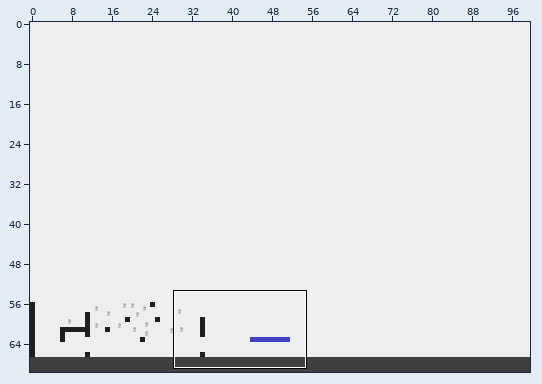
Level history. Tiled map (JSON): src/assets/maps/test.json. The picture above shows the old version from afar; the outline marks the close-up.
Close-up. As it was:
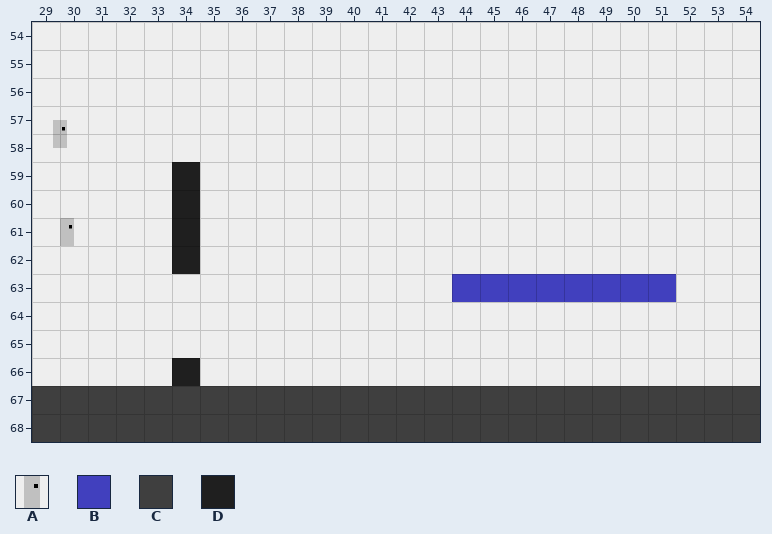
Cells are 32x32 px. Shown: x 29..54, y 54..68. The commit also changed other parts of the map, which this record leaves out. The old version is drawn lined up with the new one.
Key: from "body_32x32": A 0; from "swatches_32x32": B 0, C 13, D 17.
_ is an empty cell.
Objects are placed by their top-left corner, in cells (3,4 is the top-left corner of cell 3,4); size is 1x1 cell unless given.
Layer "tiles" before, first column x 29:
54 __________________________
55 __________________________
56 __________________________
57 __________________________
58 __________________________
59 _____D____________________
60 _____D____________________
61 _____D____________________
62 _____D____________________
63 __________________________
64 __________________________
65 __________________________
66 _____D____________________
67 CCCCCCCCCCCCCCCCCCCCCCCCCC
68 CCCCCCCCCCCCCCCCCCCCCCCCCC
Objects on layer "objects" before:
B "goal" at 44,63 size 8x1
A "body" at 29.8,61
A "body" at 29.5,57.5
New version:
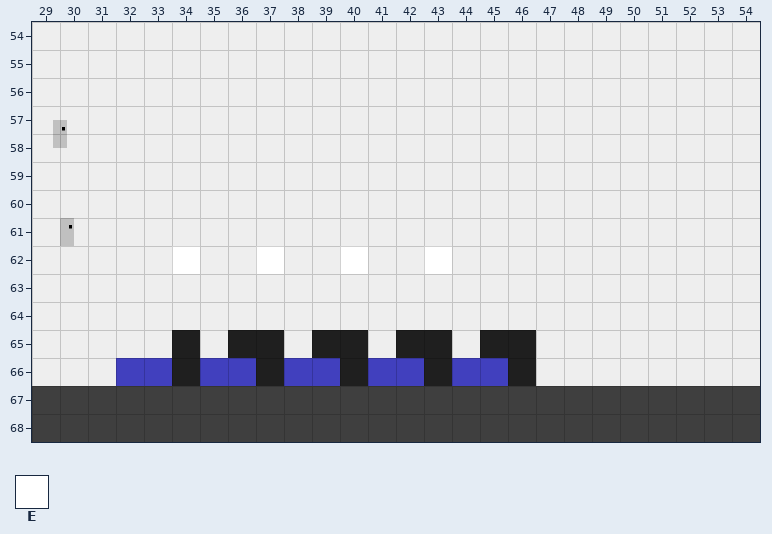
Further tiles: from "swatches_32x32": E 6.
Change:
map size 100x14 -> 100x70 cells (old content now starts at 0,56; both pictures use the new coordinates)
Layer "tiles":
The edit adds tile D in row 65 at x 34, 36 to 37, 39 to 40, 42 to 43 and 45 to 46; in row 66 at x 37, 40, 43 and 46.
Tile D gives way to tile E in row 62 at x 34.
Tile D is removed in rows 59 to 61 at x 34.
Layer "objects":
Object B "goal" at 44,63 size 8x1 becomes B "goal" at 32,66 size 2x1.
A new object: B "goal" at 35,66 size 2x1.
A new object: B "goal" at 38,66 size 2x1.
A new object: B "goal" at 41,66 size 2x1.
A new object: B "goal" at 44,66 size 2x1.
Where, in picture pixels (left, top, right, bottom), the same in both close-ups:
changed: (172, 162, 200, 274)
old place: (452, 274, 676, 302)
changed: (116, 330, 536, 386)
